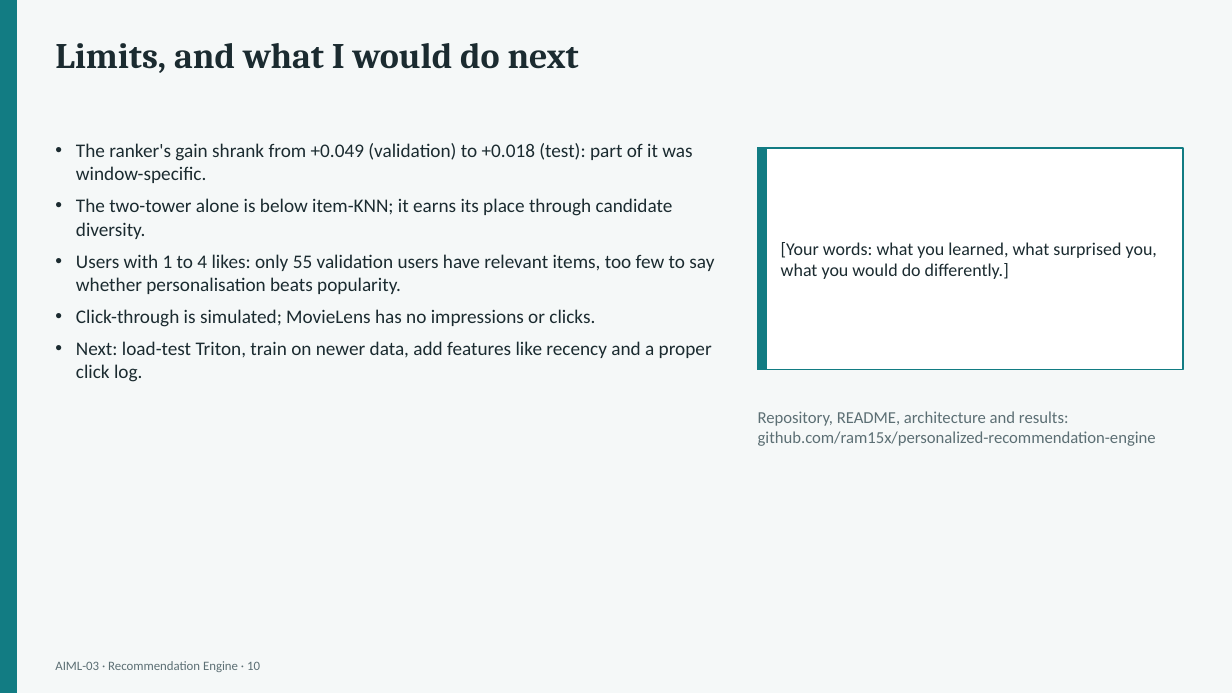
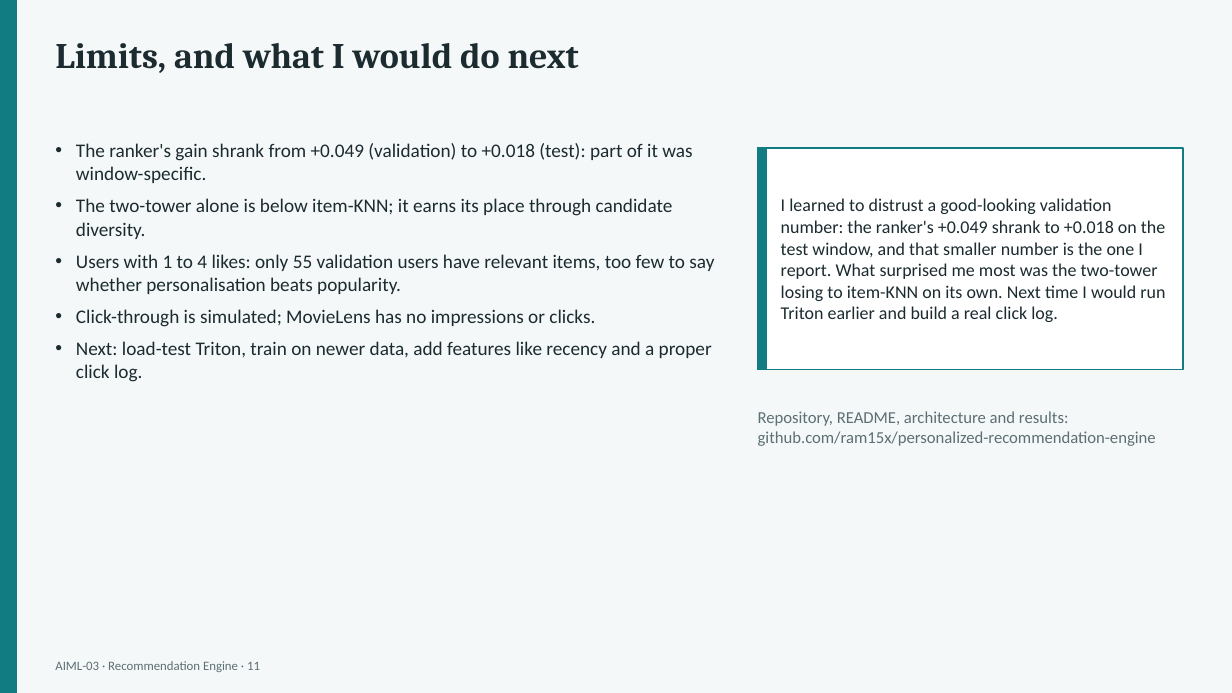
Before and after one commit to ram15x/nexvia-aiml-internship, a slide deck: slide 11 of AIML-03/deliverables/AIML03_Recommendation_Engine.pptx (slide 10 before the commit). Drawn at 1232x693 pixels with LibreOffice and Linux fonts; fonts in the diff are those of the drawing. Boxes give left, top, right and bottom in pixels: in the first picture for what was removed or moved away, otherwise in the second. Text is boxed around its words. In the diff, an @@ line names an element or a change of style, - is before the commit and + after.

```diff
--- a/AIML-03/deliverables/AIML03_Recommendation_Engine.pptx
+++ b/AIML-03/deliverables/AIML03_Recommendation_Engine.pptx
@@ text at box(781, 198, 1165, 322): text changed @@
-[Your words: what you learned, what surprised you, what you would do differently.]
+I learned to distrust a good-looking validation number: the ranker's +0.049 shrank to +0.018 on the test window, and that smaller number is the one I report. What surprised me most was the two-tower losing to item-KNN on its own. Next time I would run Triton earlier and build a real click log.
@@ text at box(55, 661, 260, 672): text changed @@
-AIML-03 · Recommendation Engine · 10
+AIML-03 · Recommendation Engine · 11
```
Also in this commit, not shown: 7 other slides changed, 2 slides added, 1 slide removed, 6 other files.
